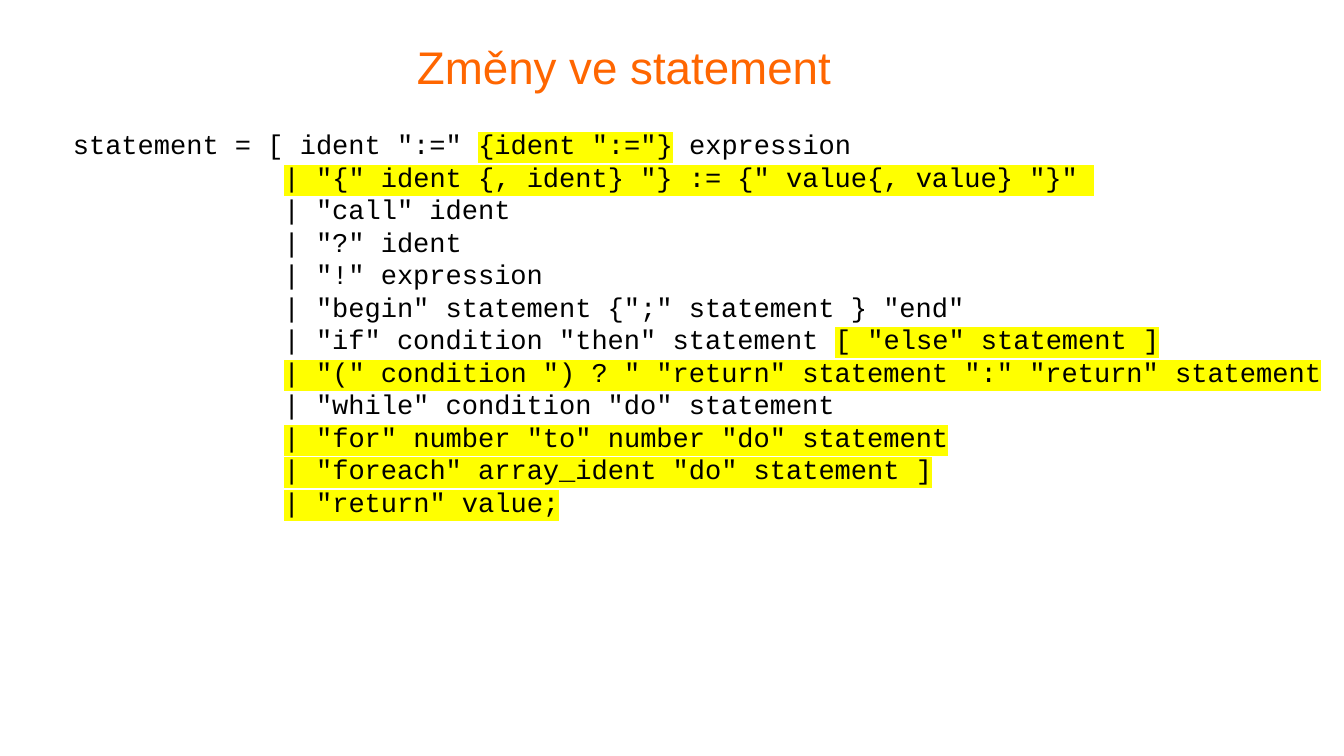
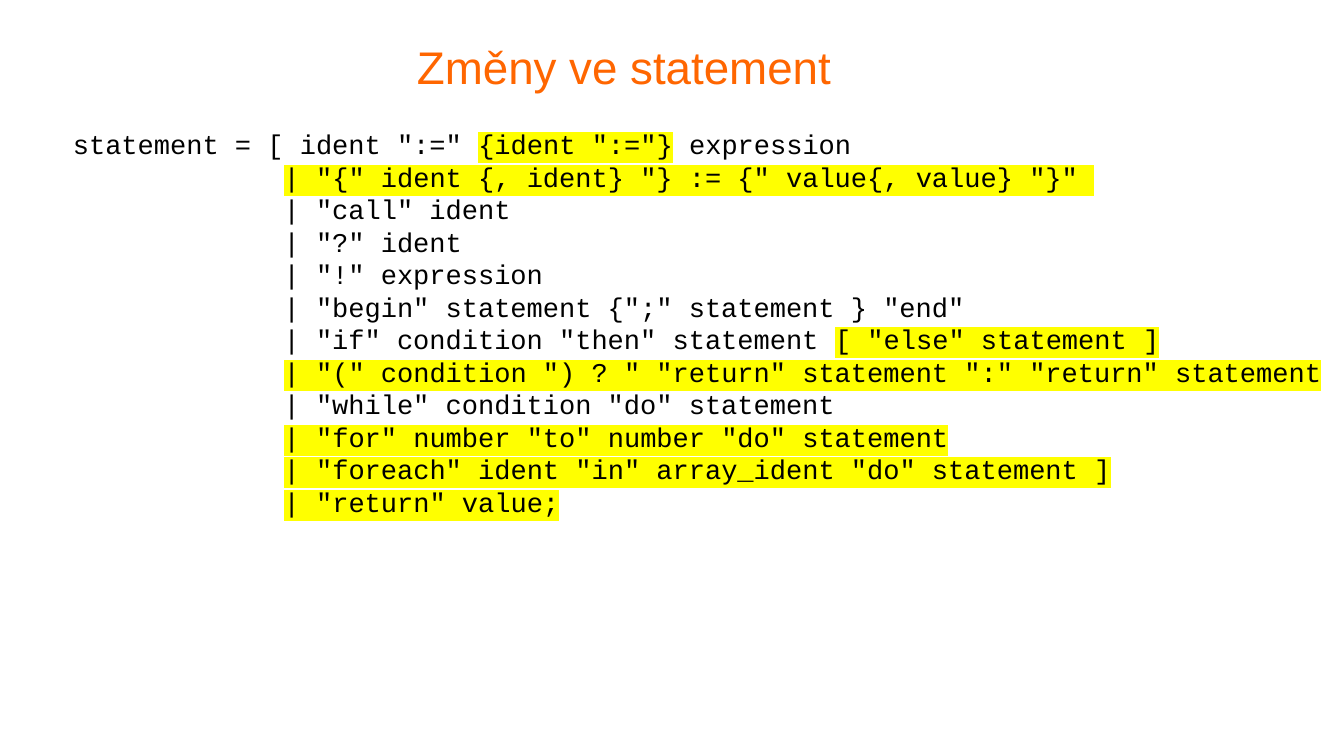
Before and after one commit to trestikp/fjp_semestral, a slide deck: slide 4 of presentation/grammar_presentation.odp. Drawn at 1344x756 pixels with LibreOffice and Linux fonts; fonts in the diff are those of the drawing; background and template pictures are left out. Boxes give left, top, right and bottom in pixels: in the first picture for what was removed or moved away, otherwise in the second. Text is boxed around its words. In the diff, an @@ line names an element or a change of style, - is before the commit and + after.

Commit message:
fix: foreach grammar

```diff
--- a/presentation/grammar_presentation.odp
+++ b/presentation/grammar_presentation.odp
@@ text at <box>316,460,1078,485</box>: text changed @@
-| "foreach" array_ident "do" statement ]
+| "foreach" ident "in" array_ident "do" statement ]
```
Also in this commit, not shown: 1 other file.
